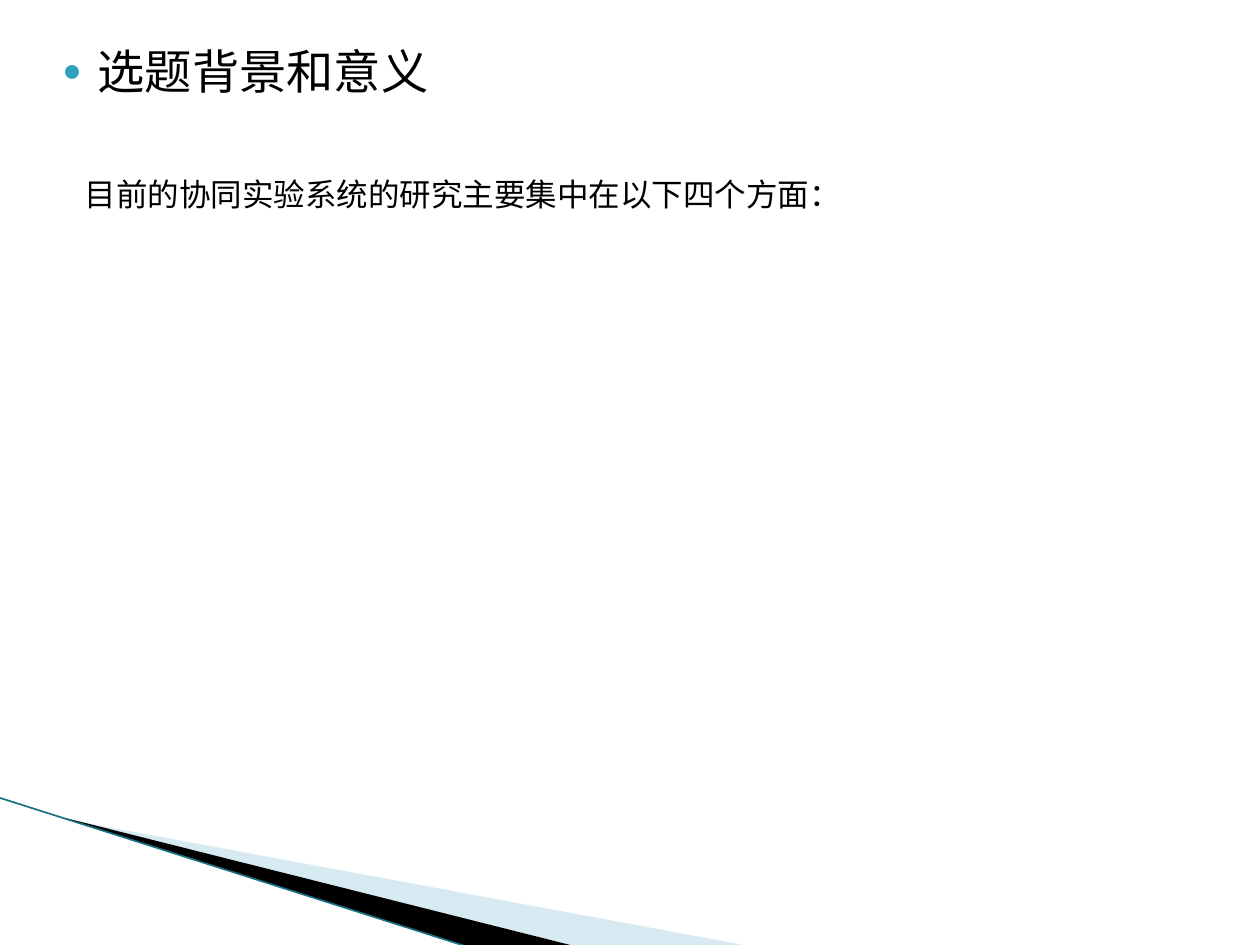
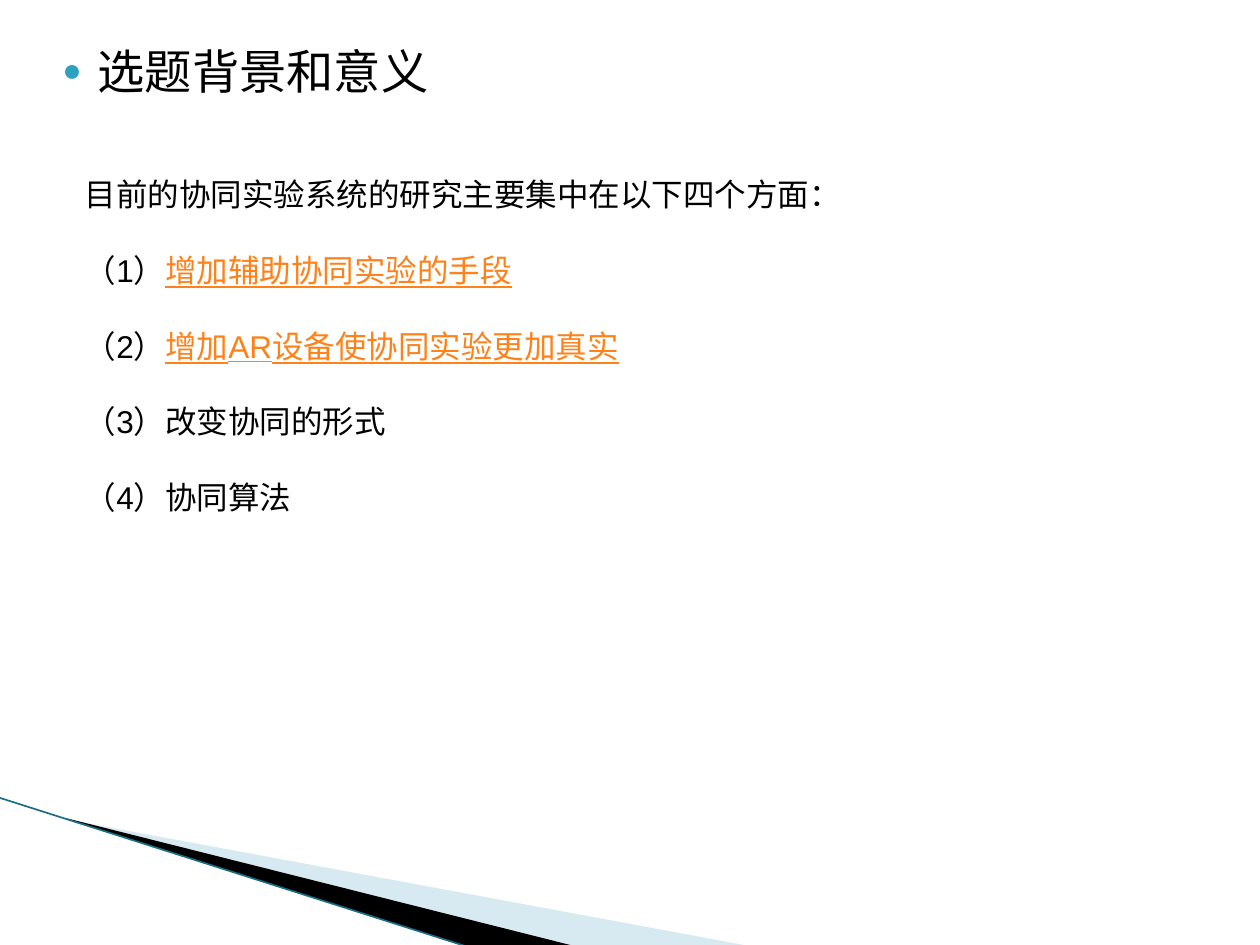
Before and after one commit to zxy15914507674/bishe, a slide deck: slide 4 of 张祥裕答辩PPT.pptx. Drawn at 1260x945 pixels with LibreOffice and Linux fonts; fonts in the diff are those of the drawing; background and template pictures are left out. Boxes give left, top, right and bottom in pixels: in the first picture for what was removed or moved away, otherwise in the second. Text is boxed around its words. In the diff, an @@ line names an element or a change of style, - is before the commit and + after.

```diff
--- a/张祥裕答辩PPT.pptx
+++ b/张祥裕答辩PPT.pptx
@@ text at bbox=[85, 255, 619, 512]: paragraphs added @@
+（1）增加辅助协同实验的手段
+（2）增加AR设备使协同实验更加真实
+（3）改变协同的形式
+（4）协同算法
```
Also in this commit, not shown: 5 other slides changed.
